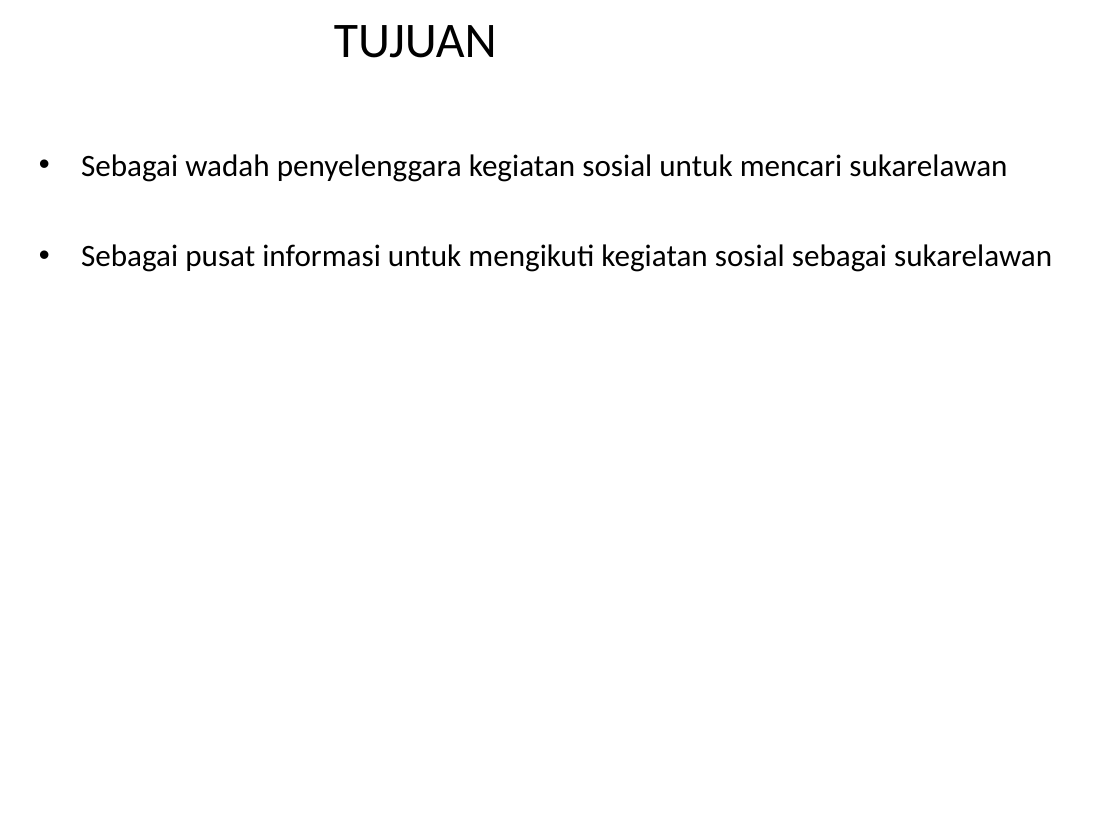
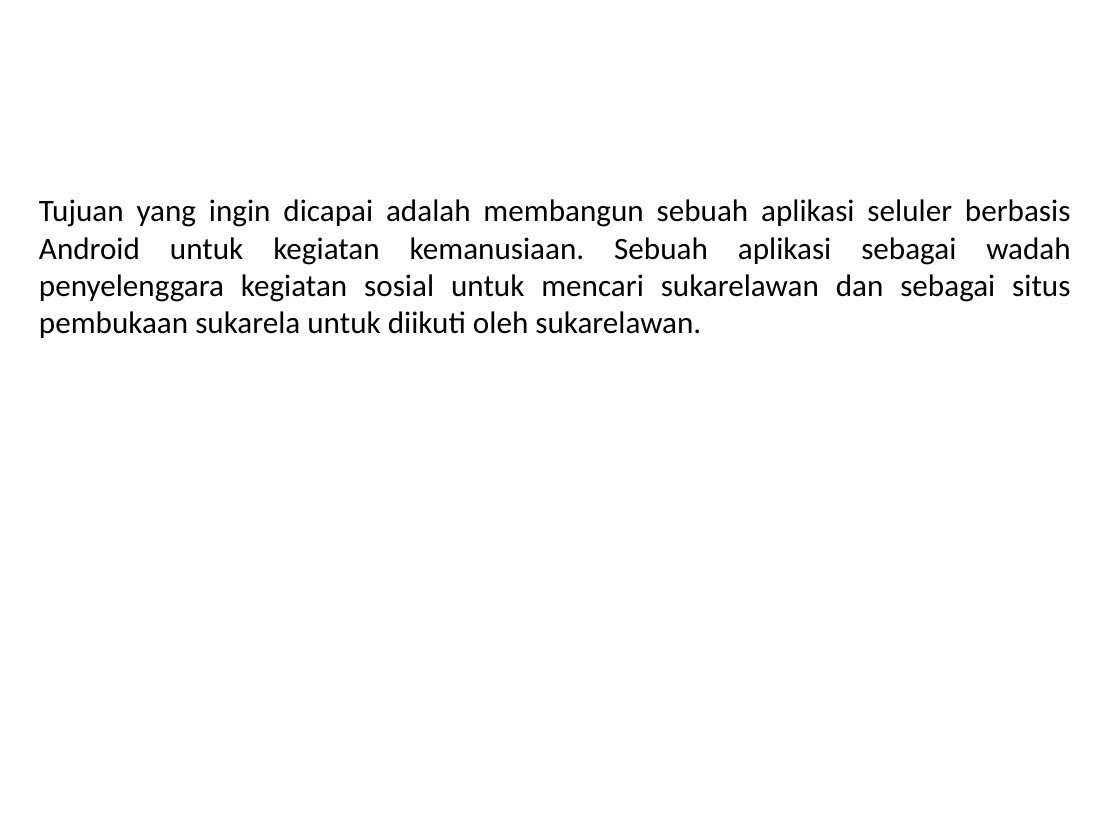
Before and after one commit to Alahaz/Penulisan-Ilmiah, a slide deck: slide 3 of Lain-lain/10106195_Slide_Presentasi.ppt (slide 4 before the commit). Drawn at 1120x840 pixels with LibreOffice and Linux fonts; fonts in the diff are those of the drawing; background and template pictures are left out. Boxes give left, top, right and bottom in pixels: in the first picture for what was removed or moved away, otherwise in the second. Text is boxed around its words. In the diff, an @@ line names an element or a change of style, - is before the commit and + after.

```diff
--- a/Lain-lain/10106195_Slide_Presentasi.ppt
+++ b/Lain-lain/10106195_Slide_Presentasi.ppt
@@ title "TUJUAN" at [0,0,831,93]: text colour #000000 to #FFFFFF @@
@@ text at [39,199,1070,338]: text changed @@
-• Sebagai wadah penyelenggara kegiatan sosial untuk mencari sukarelawan
-• Sebagai pusat informasi untuk mengikuti kegiatan sosial sebagai sukarelawan
+Tujuan yang ingin dicapai adalah membangun sebuah aplikasi seluler berbasis Android untuk kegiatan kemanusiaan. Sebuah aplikasi sebagai wadah penyelenggara kegiatan sosial untuk mencari sukarelawan dan sebagai situs pembukaan sukarela untuk diikuti oleh sukarelawan.
```
Also in this commit, not shown: 3 other slides changed, 2 slides added, 3 slides removed, 3 other files.
